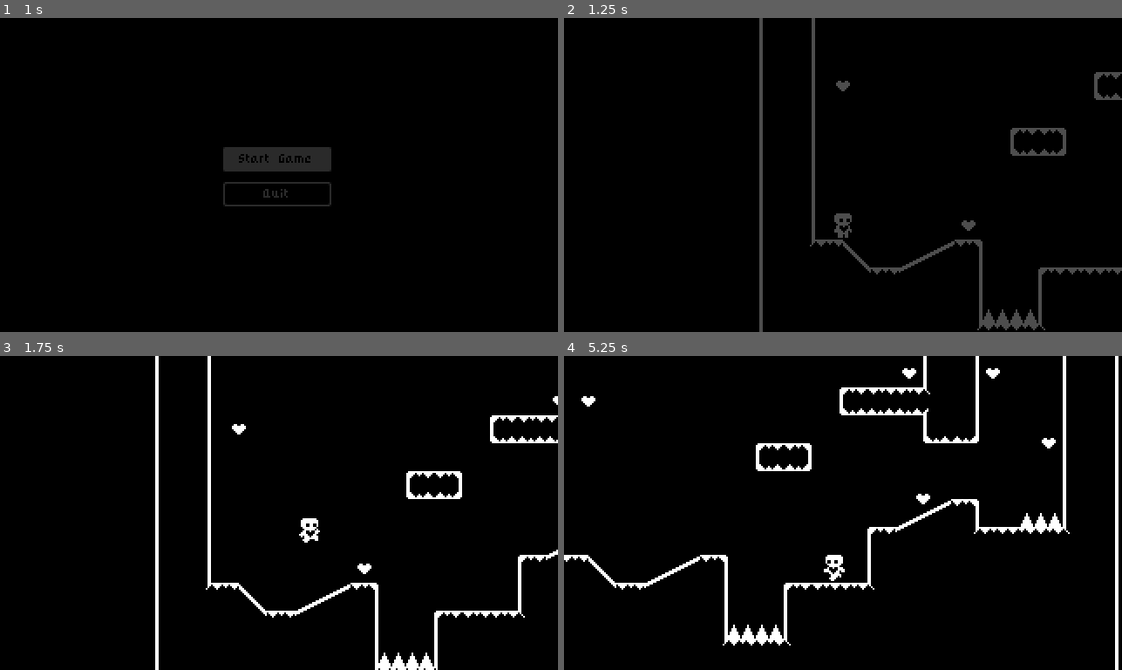
Above: before the commit, frames 1-4 (two rows, left to right).
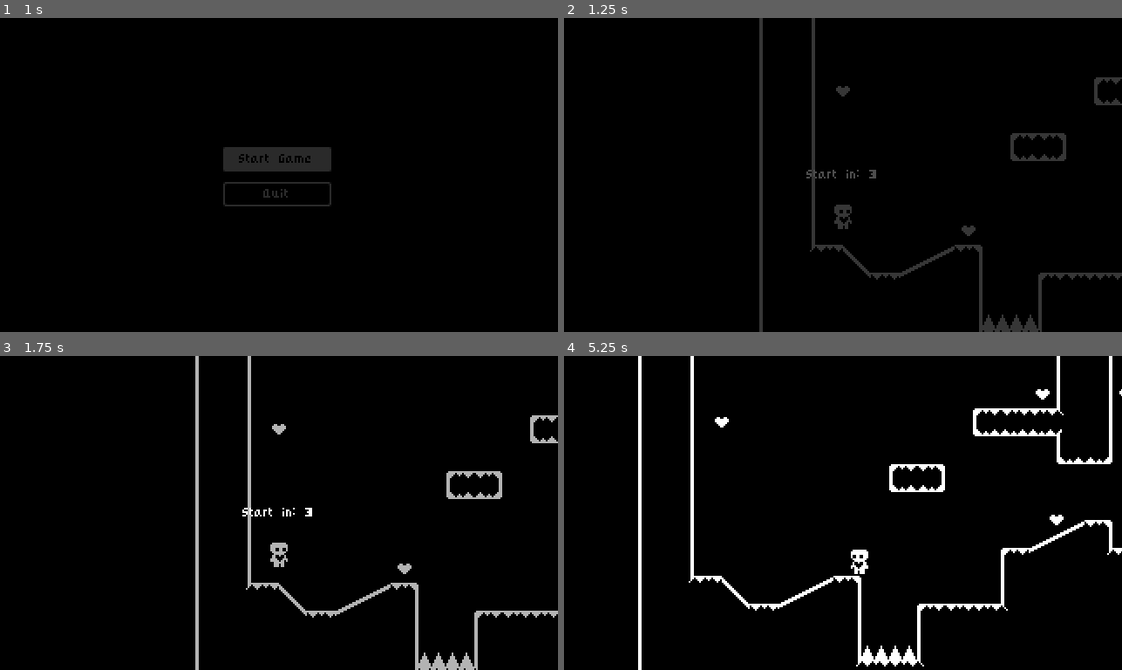
Above: after the commit, the same moments.

Repository: Jordla/HeartPlatformer-Godot-4-Tutorial
Game: Godot game, scene res://start_menu.tscn
Two runs of this game, one before a commit and one after it. Both use one fixed random seed, a clock stepped at 60 frames per second and the inputs below.
Inputs:
- Up to frame 1 (1 s): click "Start Game" at 0.5 s
- Up to frame 2 (1.25 s): no input
- Up to frame 3 (1.75 s): hold Right (move_right) from 1.28 s (still down); tap Space (jump) at 1.52 s
- Up to frame 4 (5.25 s): tap Space (jump) at 2.27, 3.77, 4.52 s; release Right (move_right) at 2.78 s; hold Left (move_left) 2.78-3.53 s; hold Right (move_right) 3.53-5.03 s; hold Left (move_left) from 5.03 s (still down)

Frame 1 is identical in both runs. In frame 2, 2.7% of the frame differs, in the area x 43-100%, y 17-100%; in frame 3, 6.3%; in frame 4, 8.7%, in the area x 0-100%, y 0-100%.

Commit message:
Add countdown timer screen before a level starts - Start Tutorial Video P13

Diff:
--- a/level_one.tscn
+++ b/level_one.tscn
@@ -11,6 +11,9 @@
 
 [node name="Player" parent="." index="0"]
 position = Vector2(32, 136)
+
+[node name="StartIn" parent="CanvasLayer" index="1"]
+visible = false
 
 [node name="Spikes" parent="." index="3" instance=ExtResource("2_lq2he")]
 position = Vector2(296, 128)
--- a/level_two.tscn
+++ b/level_two.tscn
@@ -8,6 +8,9 @@
 
 [node name="Player" parent="." index="0"]
 position = Vector2(40, 72)
+
+[node name="StartIn" parent="CanvasLayer" index="1"]
+visible = false
 
 [node name="LevelTileMap" parent="." index="2"]
 layer_1/tile_data = PackedInt32Array(131070, 1, 0, 131071, 65537, 0, 65536, 131073, 0, 131072, 131073, 1, 196608, 13107 …(3690 unchanged characters)…
--- a/project.godot
+++ b/project.godot
@@ -13,6 +13,7 @@
 config/name="HeartBeast-HeartPlatformerTutorial"
 run/main_scene="res://start_menu.tscn"
 config/features=PackedStringArray("4.2", "Forward Plus")
+run/max_fps=60
 config/icon="res://icon.svg"
 
 [autoload]
--- a/world.gd
+++ b/world.gd
@@ -7,12 +7,22 @@
 # @onready var collision_polygon_2d = $StaticBody2D/CollisionPolygon2D
 # @onready var polygon_2d = $StaticBody2D/Polygon2D # Control drag shortcut
 @onready var level_completed = $CanvasLayer/LevelCompleted
+@onready var start_in = %StartIn
+@onready var start_in_label = %StartInLabel
+@onready var animation_player = $AnimationPlayer
 
 
 func _ready():
+	get_tree().paused = true
+	LevelTransition.fade_from_black()
+	animation_player.play("countdown")
+	await animation_player.animation_finished
+	get_tree().paused = false
 	# level_completed.hide()
 	# polygon_2d.polygon = collision_polygon_2d.polygon # Set the empty list of polygons to be the list of polygon from the collison node
 	Events.level_completed.connect(show_level_completed) # Don't put show_level_completed() as we don't want to call the func only connect it
+
+
 
 func show_level_completed():
 	level_completed.show()
@@ -22,4 +32,3 @@
 	await LevelTransition.fade_to_black() # await here is waiting for function to finish, await in the function is waiting for animation to finish
 	get_tree().paused = false	# Unpause
 	get_tree().change_scene_to_packed(next_level) # How does it know what the next PackedScene is?
-	LevelTransition.fade_from_black()
--- a/world.tscn
+++ b/world.tscn
@@ -1,9 +1,70 @@
-[gd_scene load_steps=5 format=3 uid="uid://d25kocpsd82yy"]
+[gd_scene load_steps=8 format=3 uid="uid://d25kocpsd82yy"]
 
 [ext_resource type="Script" path="res://world.gd" id="1_e0iph"]
 [ext_resource type="PackedScene" uid="uid://bfignkbu2le1" path="res://player.tscn" id="2_rpgpw"]
 [ext_resource type="PackedScene" uid="uid://b7jw81hngyskp" path="res://level_completed.tscn" id="5_v0vvt"]
 [ext_resource type="PackedScene" uid="uid://c2tl7lnnfl1c5" path="res://level_tile_map.tscn" id="6_05hbm"]
+
+[sub_resource type="Animation" id="Animation_2nkci"]
+length = 0.001
+tracks/0/type = "value"
+tracks/0/imported = false
+tracks/0/enabled = true
+tracks/0/path = NodePath("CanvasLayer/StartIn/CenterContainer/StartInLabel:text")
+tracks/0/interp = 1
+tracks/0/loop_wrap = true
+tracks/0/keys = {
+"times": PackedFloat32Array(0),
+"transitions": PackedFloat32Array(1),
+"update": 1,
+"values": ["Start in: 3"]
+}
+tracks/1/type = "value"
+tracks/1/imported = false
+tracks/1/enabled = true
+tracks/1/path = NodePath("CanvasLayer/StartIn:visible")
+tracks/1/interp = 1
+tracks/1/loop_wrap = true
+tracks/1/keys = {
+"times": PackedFloat32Array(0),
+"transitions": PackedFloat32Array(1),
+"update": 1,
+"values": [false]
+}
+
+[sub_resource type="Animation" id="Animation_xsqhe"]
+resource_name = "countdown"
+length = 3.2
+tracks/0/type = "value"
+tracks/0/imported = false
+tracks/0/enabled = true
+tracks/0/path = NodePath("CanvasLayer/StartIn/CenterContainer/StartInLabel:text")
+tracks/0/interp = 1
+tracks/0/loop_wrap = true
+tracks/0/keys = {
+"times": PackedFloat32Array(0.2, 1.2, 2.2),
+"transitions": PackedFloat32Array(1, 1, 1),
+"update": 1,
+"values": ["Start in: 3", "Start in: 2", "Start in: 1"]
+}
+tracks/1/type = "value"
+tracks/1/imported = false
+tracks/1/enabled = true
+tracks/1/path = NodePath("CanvasLayer/StartIn:visible")
+tracks/1/interp = 1
+tracks/1/loop_wrap = true
+tracks/1/keys = {
+"times": PackedFloat32Array(0, 3.2),
+"transitions": PackedFloat32Array(1, 1),
+"update": 1,
+"values": [true, false]
+}
+
+[sub_resource type="AnimationLibrary" id="AnimationLibrary_sktt5"]
+_data = {
+"RESET": SubResource("Animation_2nkci"),
+"countdown": SubResource("Animation_xsqhe")
+}
 
 [node name="World" type="Node2D"]
 script = ExtResource("1_e0iph")
@@ -15,4 +76,33 @@
 [node name="LevelCompleted" parent="CanvasLayer" instance=ExtResource("5_v0vvt")]
 visible = false
 
+[node name="StartIn" type="ColorRect" parent="CanvasLayer"]
+unique_name_in_owner = true
+visible = false
+anchors_preset = 15
+anchor_right = 1.0
+anchor_bottom = 1.0
+grow_horizontal = 2
+grow_vertical = 2
+color = Color(0, 0, 0, 0.298039)
+
+[node name="CenterContainer" type="CenterContainer" parent="CanvasLayer/StartIn"]
+layout_mode = 1
+anchors_preset = 15
+anchor_right = 1.0
+anchor_bottom = 1.0
+grow_horizontal = 2
+grow_vertical = 2
+
+[node name="StartInLabel" type="Label" parent="CanvasLayer/StartIn/CenterContainer"]
+unique_name_in_owner = true
+layout_mode = 2
+text = "Start in: 3"
+
 [node name="LevelTileMap" parent="." instance=ExtResource("6_05hbm")]
+
+[node name="AnimationPlayer" type="AnimationPlayer" parent="."]
+process_mode = 3
+libraries = {
+"": SubResource("AnimationLibrary_sktt5")
+}
